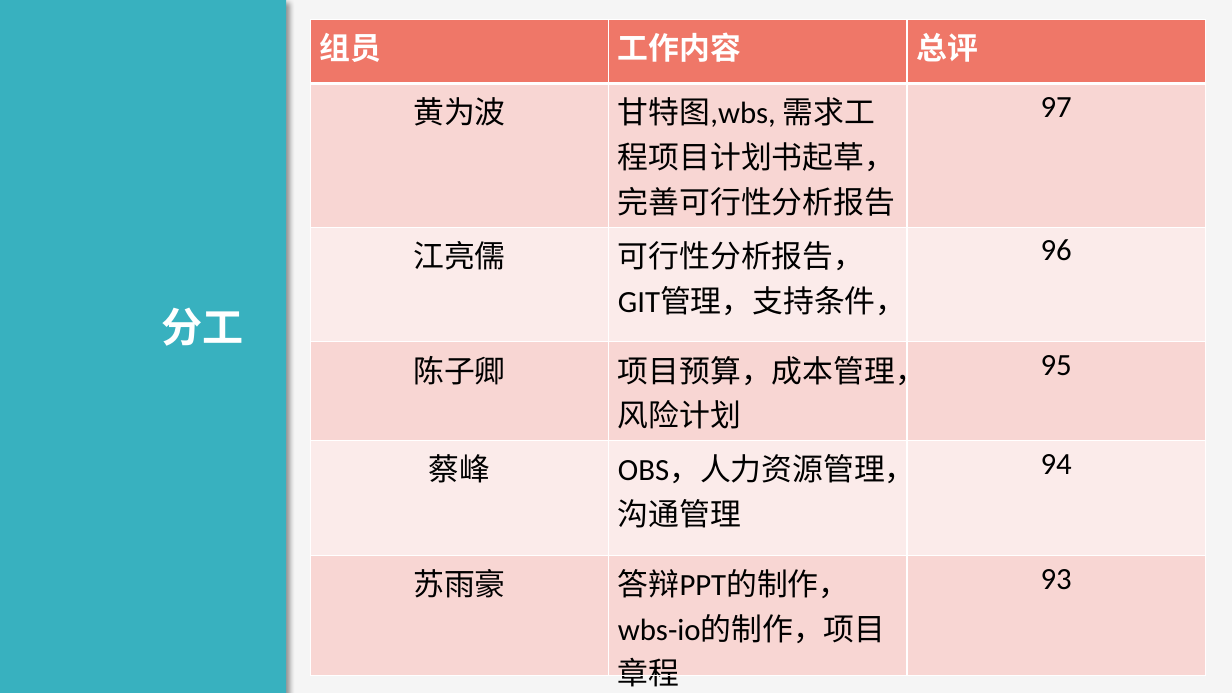
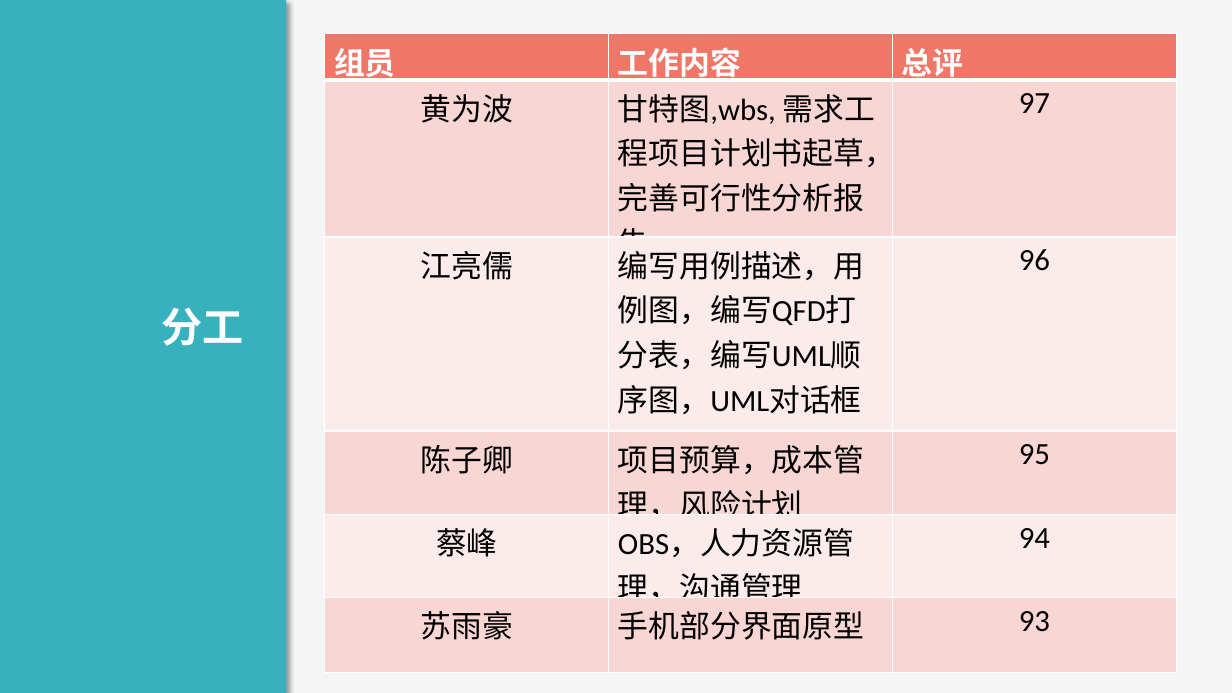
Before and after one commit to boboHh/AssistantTeaching, a slide deck: slide 28 of 非受控文档/01-江亮儒/PRD2018-G11-SRS.pptx. Drawn at 1232x693 pixels with LibreOffice and Linux fonts; fonts in the diff are those of the drawing. Boxes give left, top, right and bottom in pixels: in the first picture for what was removed or moved away, otherwise in the second. Text is boxed around its words. In the diff, an @@ line names an element or a change of style, - is before the commit and + after.

Commit message:
添加用例描述更加精确的表述

```diff
--- a/非受控文档/01-江亮儒/PRD2018-G11-SRS.pptx
+++ b/非受控文档/01-江亮儒/PRD2018-G11-SRS.pptx
@@ table at (x1=325, y1=33, x2=1177, y2=672) @@
-row 3, column 2: 可行性分析报告，GIT管理，支持条件，
+row 3, column 2: 编写用例描述，用例图，编写QFD打分表，编写UML顺序图，UML对话框图
-row 6, column 2: 答辩PPT的制作，wbs-io的制作，项目章程
+row 6, column 2: 手机部分界面原型
@@ table resized from (x1=311, y1=19, x2=1206, y2=691) to (x1=325, y1=33, x2=1177, y2=672) @@
```
Also in this commit, not shown: 1 other slide changed, 30 other files.
